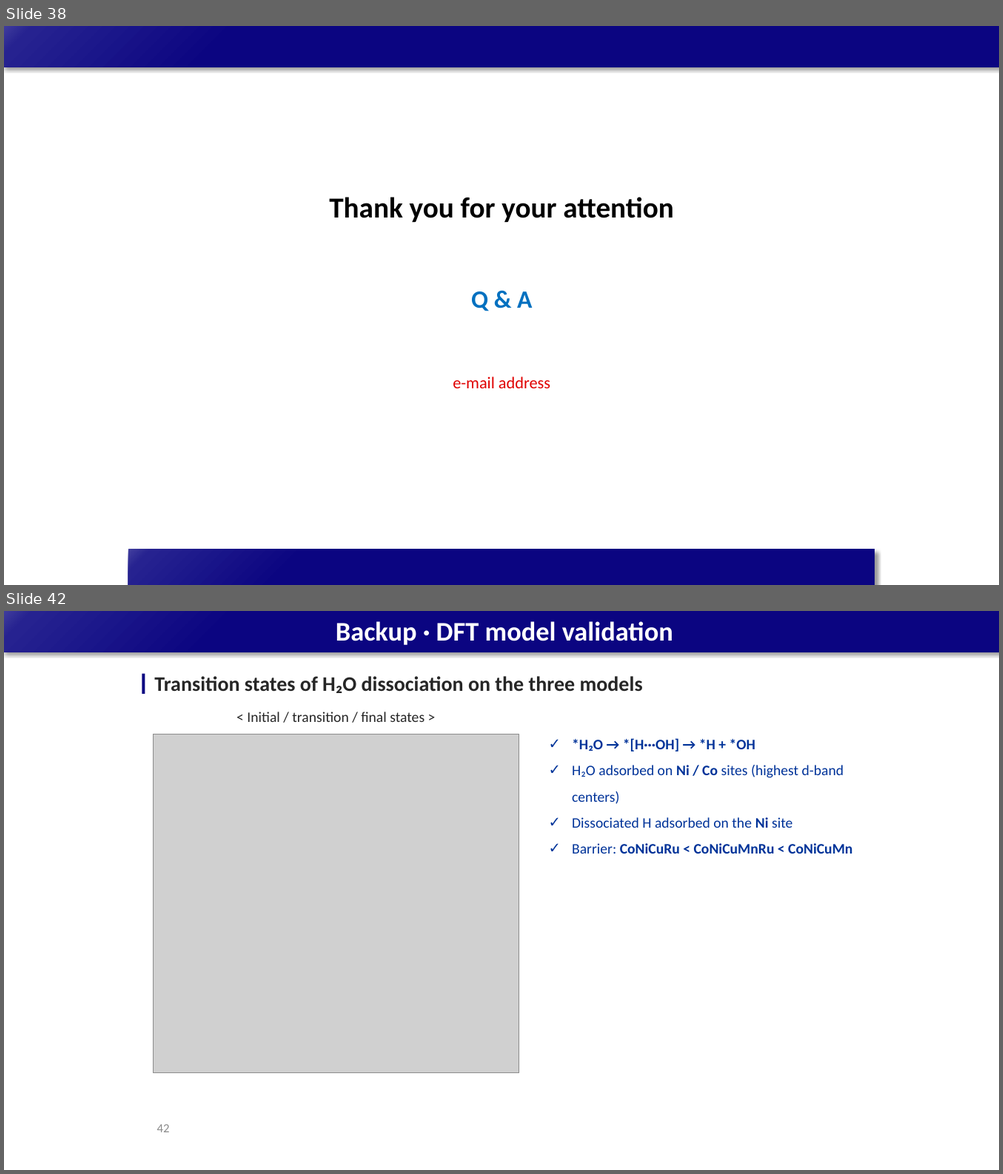
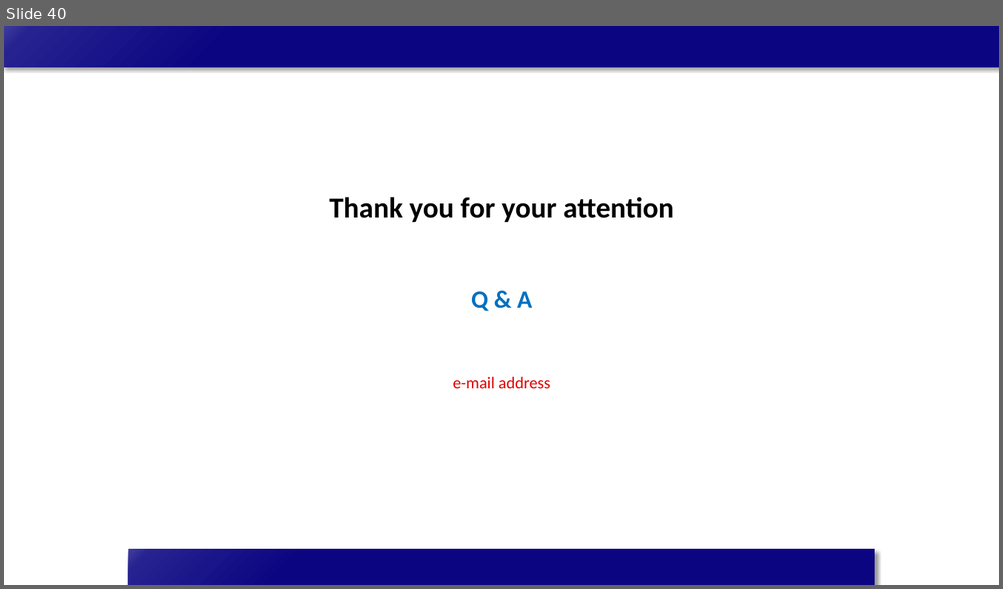
Before and after one commit to limsj0204/letter, a slide deck: 학위논문_디펜스_발표자료_5시료.pptx. Shown one above the other, each under a label of ours: slides 38 and 42 before the commit, slide 40 after it; the slides between them are not shown. The pictures are 1003x1174 and 1003x589 pixels, drawn with LibreOffice and Linux fonts; fonts in the diff are those of the drawing; grey boxes stand for pictures. Boxes give left, top, right and bottom in pixels: in the first picture for what was removed or moved away, otherwise in the second. Text is boxed around its words. In the diff, an @@ line names an element or a change of style, - is before the commit and + after.

```diff
--- a/학위논문_디펜스_발표자료_5시료.pptx
+++ b/학위논문_디펜스_발표자료_5시료.pptx
@@ slide 42 removed at (x1=4, y1=611, x2=999, y2=1170), background #FFFFFF; not listed: 1 template element that a slide beside it also shows @@
@@ title removed at (x1=336, y1=621, x2=673, y2=645) @@
-Backup · DFT model validation
@@ rectangle removed at (x1=142, y1=674, x2=145, y2=694) @@
@@ text removed at (x1=154, y1=676, x2=643, y2=693) @@
-Transition states of H₂O dissociation on the three models
@@ text removed at (x1=247, y1=712, x2=424, y2=722) @@
-< Initial / transition / final states >
@@ picture removed at (x1=153, y1=734, x2=520, y2=1073) @@
@@ text removed at (x1=572, y1=738, x2=852, y2=854) @@
-✓ *H₂O → *[H···OH] → *H + *OH
-✓ H₂O adsorbed on Ni / Co sites (highest d-band centers)
-✓ Dissociated H adsorbed on the Ni site
-✓ Barrier: CoNiCuRu < CoNiCuMnRu < CoNiCuMn
@@ page number removed at (x1=157, y1=1125, x2=170, y2=1133) @@
-42
@@ what was slide 38 is now slide 40 @@
```
Also in this commit, not shown: 3 slides changed, 1 other slide removed.
